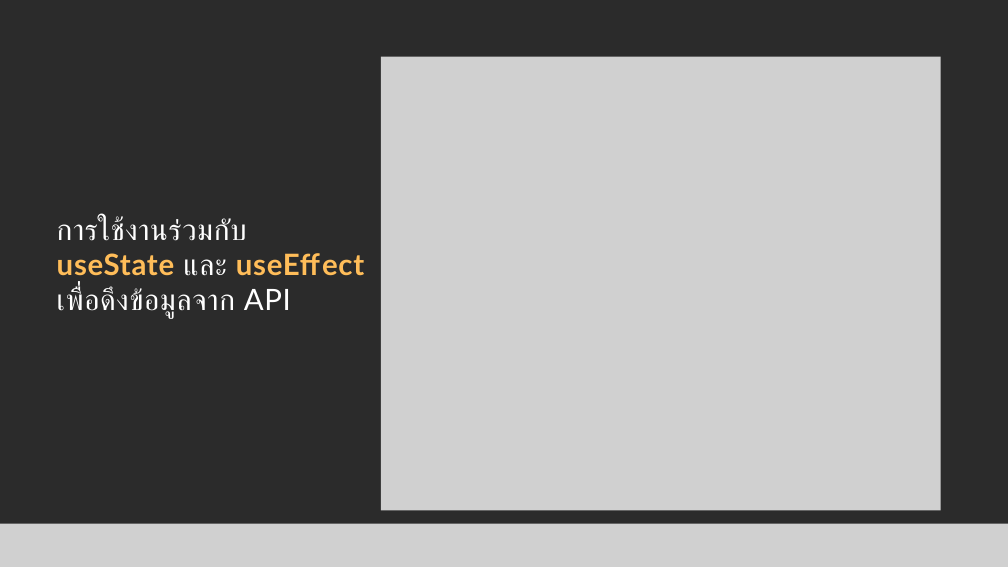
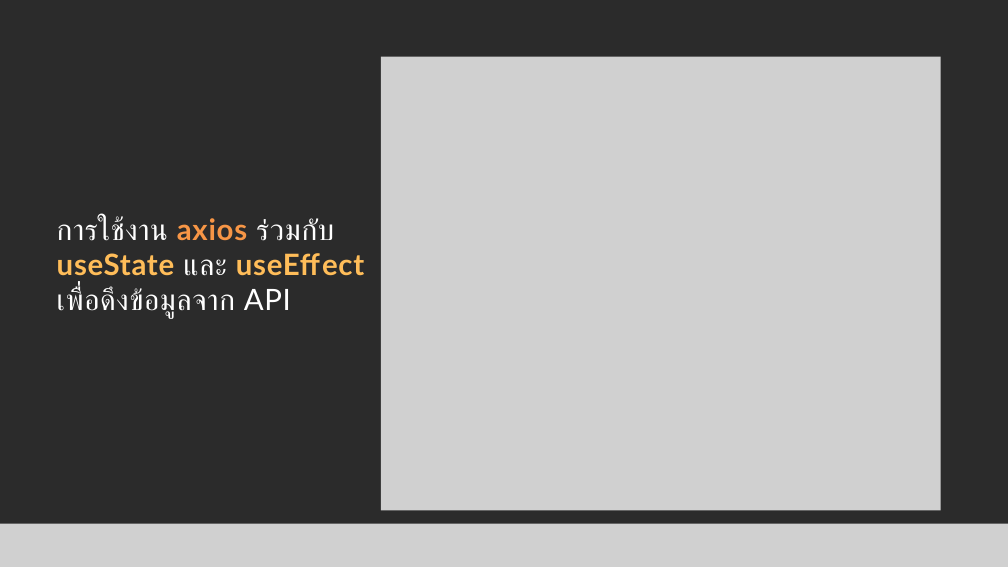
Before and after one commit to soncomqiq/slide-day-6, a slide deck: slide 9 of การเชื่อมต่อ Frontend กับ Backend.pptx. Drawn at 1008x567 pixels with LibreOffice and Linux fonts; fonts in the diff are those of the drawing; grey boxes stand for pictures; background and template pictures are left out; a plain dark background stands for a picture behind light text. Boxes give left, top, right and bottom in pixels: in the first picture for what was removed or moved away, otherwise in the second. Text is boxed around its words. In the diff, an @@ line names an element or a change of style, - is before the commit and + after.

```diff
--- a/การเชื่อมต่อ Frontend กับ Backend.pptx
+++ b/การเชื่อมต่อ Frontend กับ Backend.pptx
@@ text at bbox=[57, 217, 334, 241]: text changed @@
-การใช้งานร่วมกับ
+การใช้งาน axios ร่วมกับ
```
Also in this commit, not shown: 5 slides added, 3 other files.
